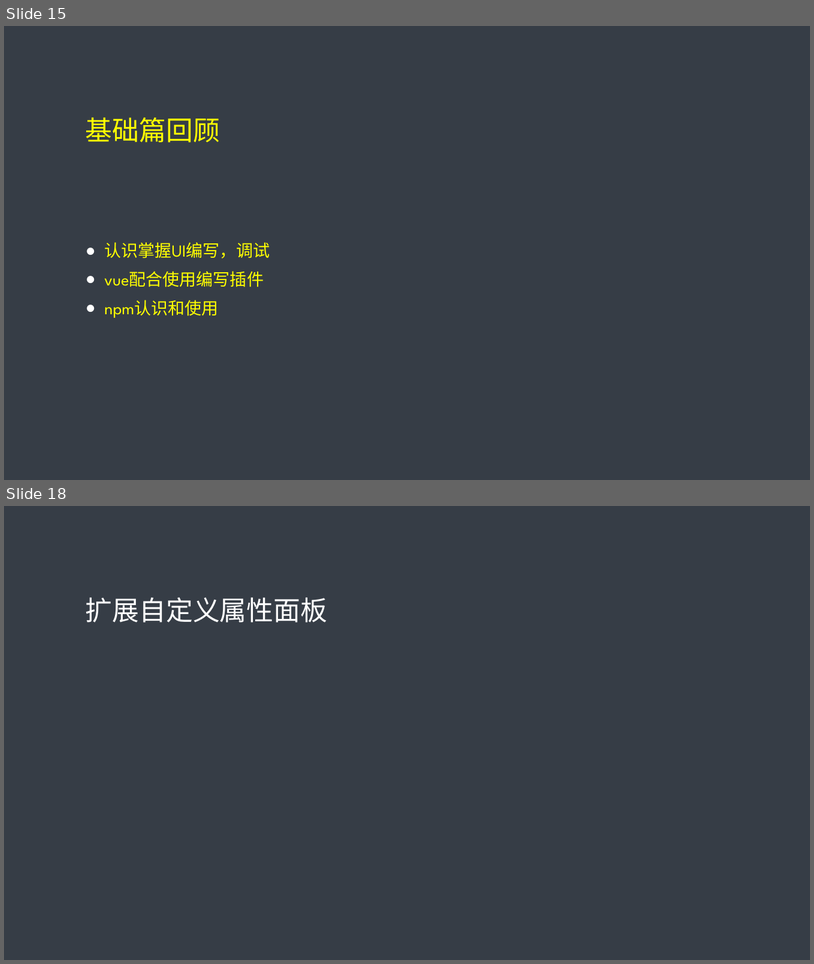
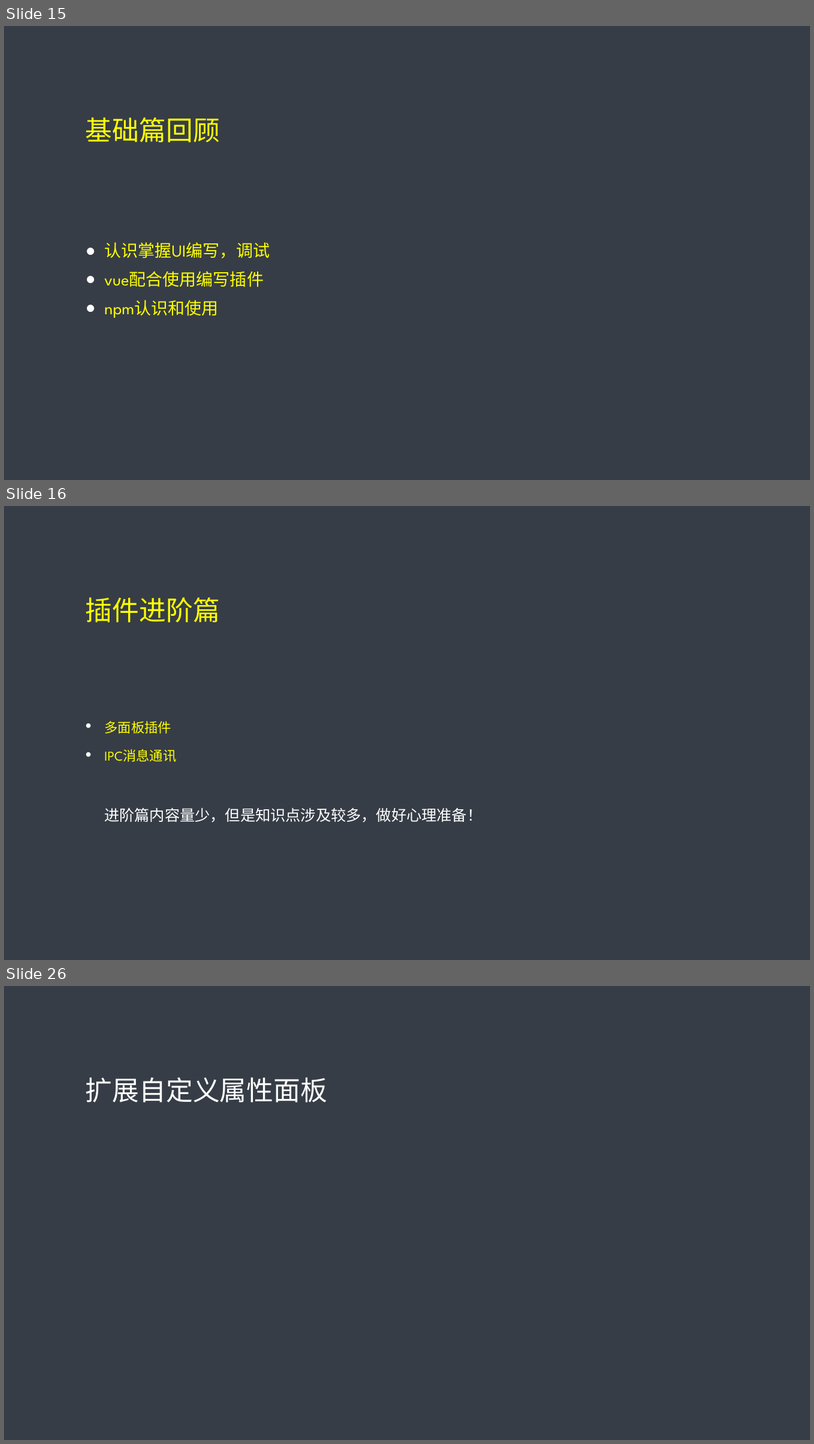
Before and after one commit to tidys/cc-plugin-train, a slide deck: 插件课程文档/插件网络课程.pptx. Shown one above the other, each under a label of ours: slides 15 and 18 before the commit, slides 15, 16 and 26 after it; the slides between them are not shown. The pictures are 814x964 and 814x1444 pixels, drawn with LibreOffice and Linux fonts; fonts in the diff are those of the drawing. Boxes give left, top, right and bottom in pixels: in the first picture for what was removed or moved away, otherwise in the second. Text is boxed around its words. In the diff, an @@ line names an element or a change of style, - is before the commit and + after.

```diff
--- a/插件课程文档/插件网络课程.pptx
+++ b/插件课程文档/插件网络课程.pptx
@@ slide 16 added at <box>4,506,810,960</box>, background #363D46 @@
@@ title added at <box>86,597,220,622</box>, 32 pt, text #FFFF00 @@
+插件进阶篇
@@ text added at <box>104,721,176,762</box>, 20 pt, text #FFFF00, small capitals @@
+• 多面板插件
+• ipc消息通讯
@@ text added at <box>104,807,482,822</box>, 18 pt, text #FFFFFF @@
+进阶篇内容量少，但是知识点涉及较多，做好心理准备！
@@ what was slide 18 is now slide 26 @@
```
Also in this commit, not shown: 2 slides changed, 7 other slides added, 2 slides removed, 12 other files.
